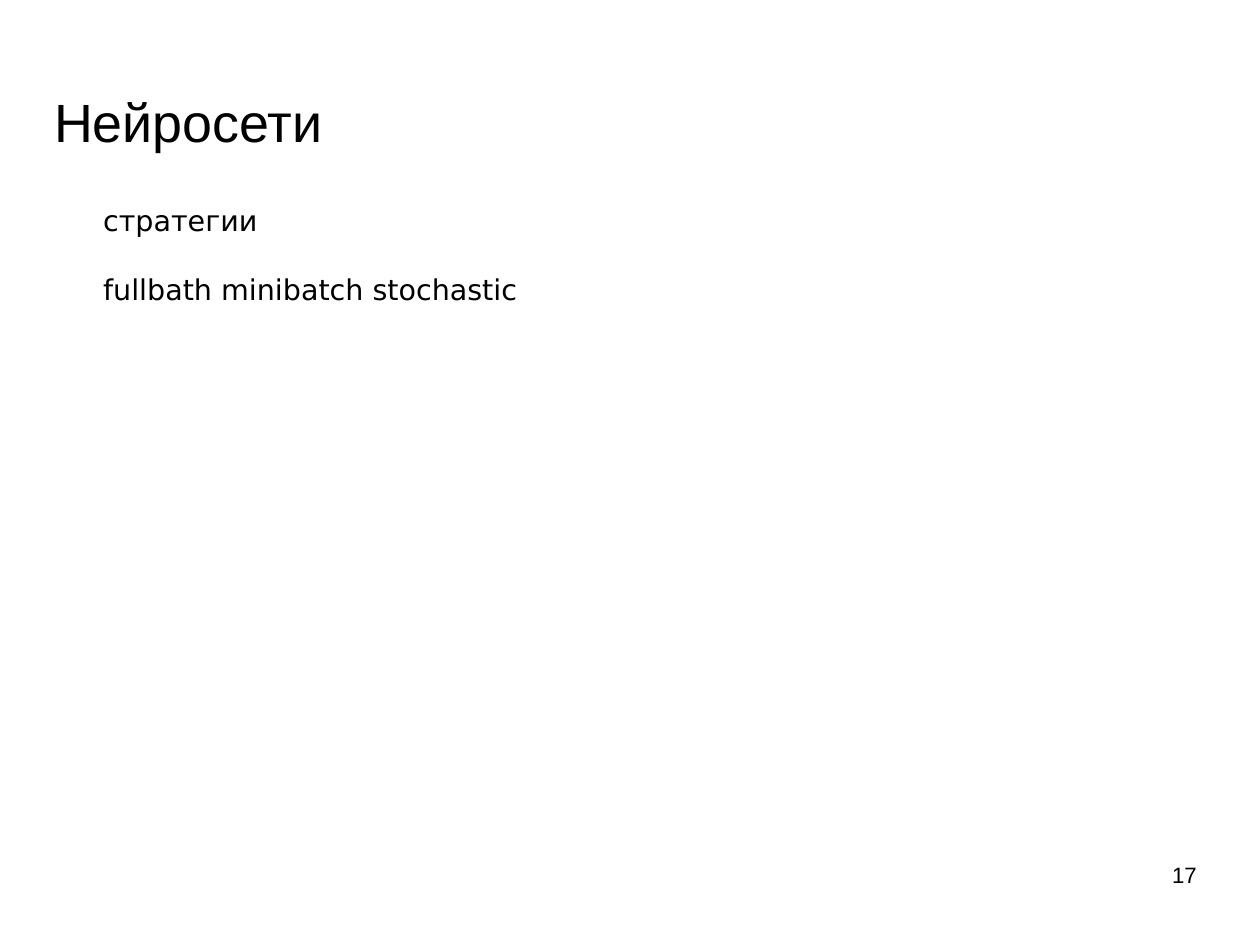
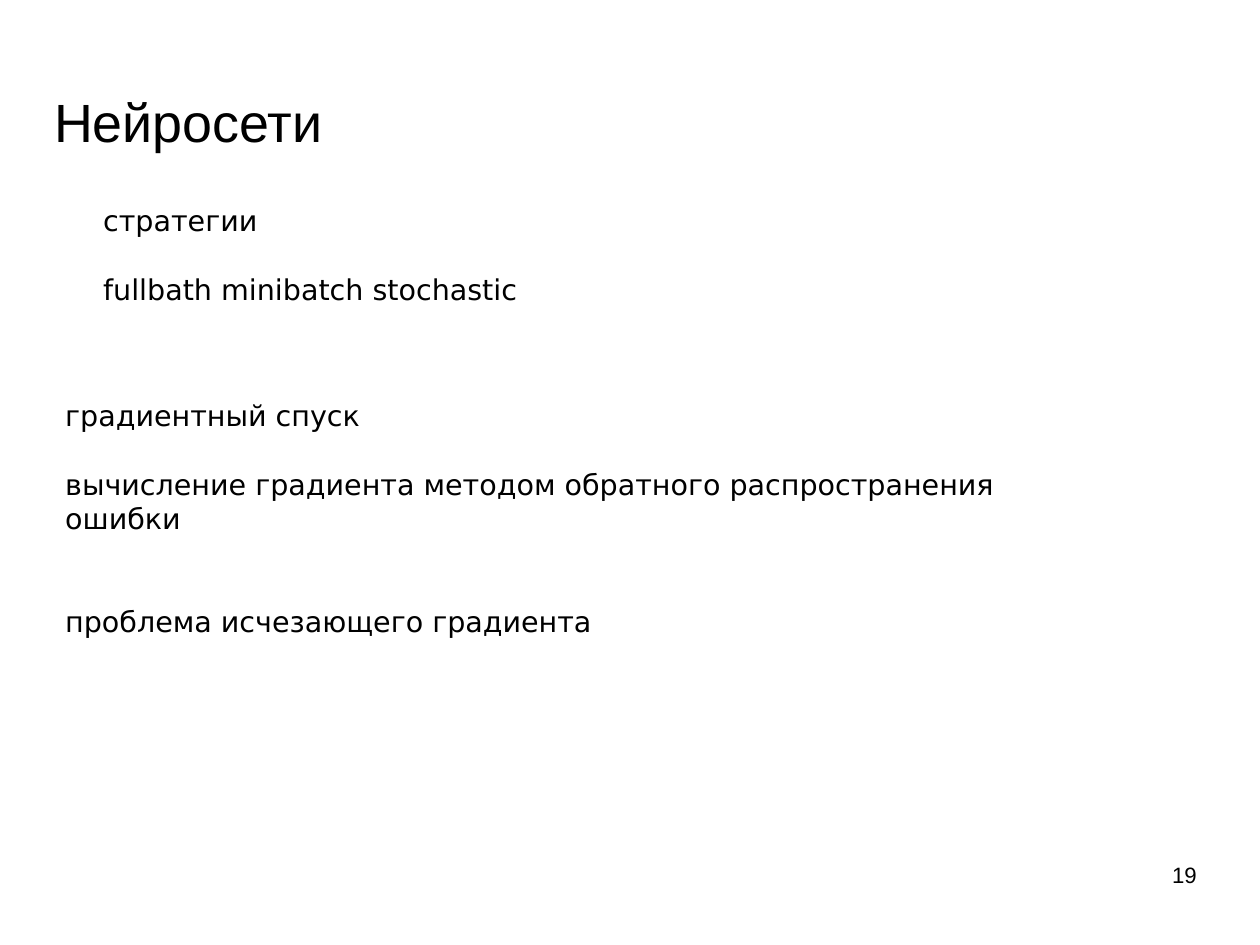
Before and after one commit to mechanoid5/ml_lectorium_legacy, a slide deck: slide 19 of 10-ann.odp (slide 17 before the commit). Drawn at 1260x945 pixels with LibreOffice and Linux fonts; fonts in the diff are those of the drawing; background and template pictures are left out. Boxes give left, top, right and bottom in pixels: in the first picture for what was removed or moved away, otherwise in the second. Text is boxed around its words. In the diff, an @@ line names an element or a change of style, - is before the commit and + after.

```diff
--- a/10-ann.odp
+++ b/10-ann.odp
@@ text added at [65, 404, 994, 638], 18 pt, text #000000 @@
+градиентный спуск
+вычисление градиента методом обратного распространения ошибки
+проблема исчезающего градиента
@@ page number at [1172, 867, 1197, 884]: text changed @@
-17
+19
```
Also in this commit, not shown: 6 other slides changed, 4 slides added, 3 slides removed.
